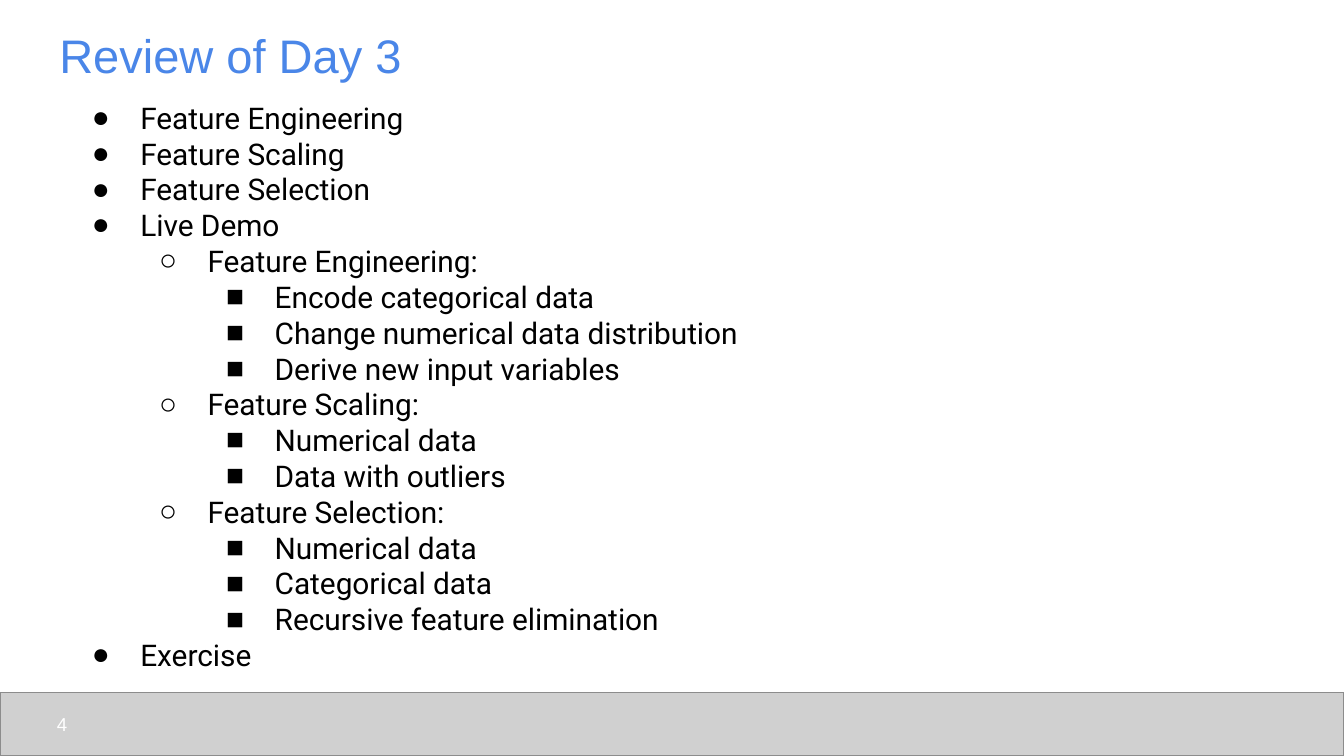
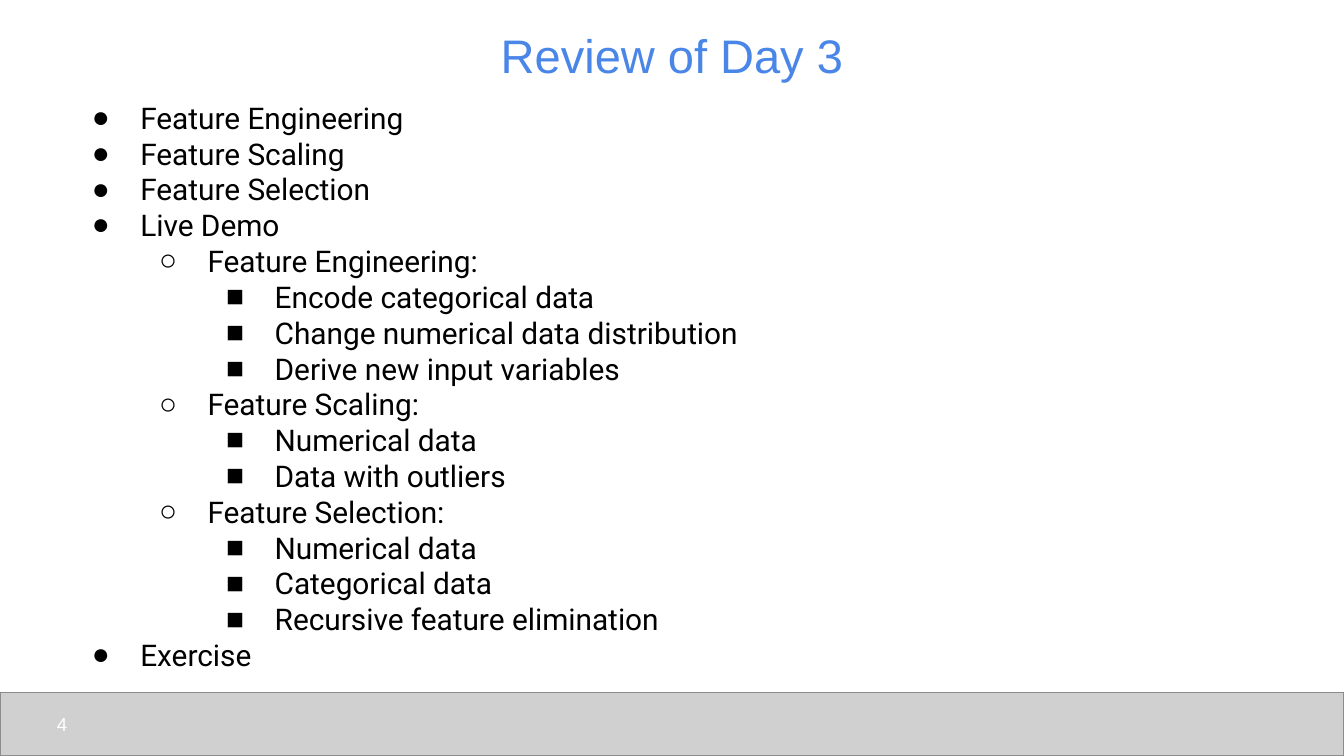
Before and after one commit to udel-cbcb/al_ml_workshop, a slide deck: slide 4 of Day_4/Lectures/Day_4_Lecture_1_ML_Models_and_Model_Evaluation.pptx. Drawn at 1344x756 pixels with LibreOffice and Linux fonts; fonts in the diff are those of the drawing; grey boxes stand for pictures. Boxes give left, top, right and bottom in pixels: in the first picture for what was removed or moved away, otherwise in the second. Text is boxed around its words. In the diff, an @@ line names an element or a change of style, - is before the commit and + after.

```diff
--- a/Day_4/Lectures/Day_4_Lecture_1_ML_Models_and_Model_Evaluation.pptx
+++ b/Day_4/Lectures/Day_4_Lecture_1_ML_Models_and_Model_Evaluation.pptx
@@ title "Review of Day 3" at (501, 39, 843, 82): alignment left to centre @@
```
Also in this commit, not shown: 4 slides added, 1 other file.
